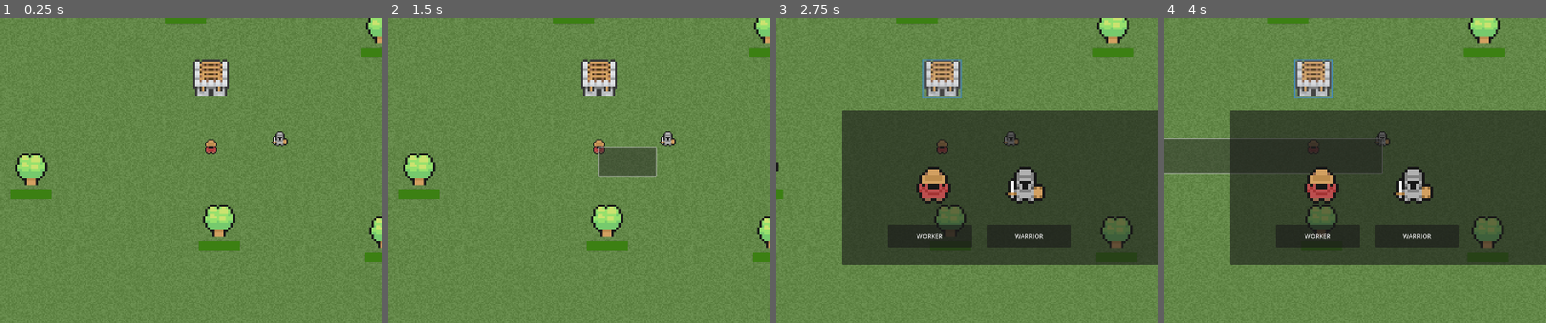
Above: before the commit, frames 1-4 (left to right).
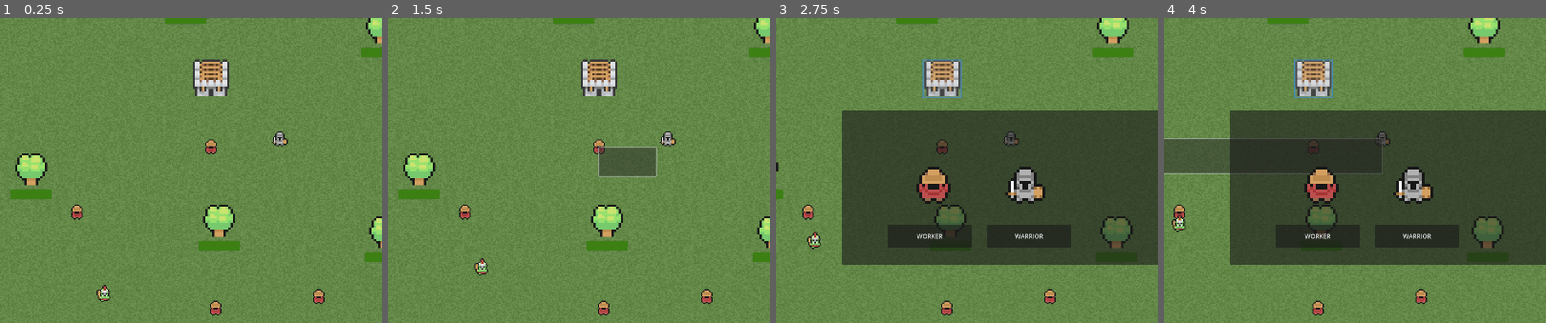
Above: after the commit, the same moments.

Repository: thejameswilliam/RTS-Game
Game: Godot game, scene res://world.tscn
Two runs of this game, one before a commit and one after it. Both use one fixed random seed, a clock stepped at 60 frames per second and the inputs below.
Inputs (mouse positions are % of the whole screen's width and height, from its top left):
- Up to frame 1 (0.25 s): no input
- Up to frame 2 (1.5 s): tap Enter at 0.5 s; drag from (44, 53) to (67, 68) at 0.52 s; drag from (44, 53) to (67, 68) at 1.27 s
- Up to frame 3 (2.75 s): move the mouse to (44, 42) at 2.02 s; hold Right (ui_right) from 2.03 s (still down); tap Mouse wheel down (WheelDown) at 2.1 s; click (44, 42) at 2.17 s
- Up to frame 4 (4 s): release Right (ui_right) at 2.75 s; drag from (47, 53) to (60, 35) at 2.77 s; drag from (45, 52) to (12, 58) at 3.52 s
The pictures show only the part of the screen within x 16-66%, y 32-82%; the shares and areas given below are measured in that part.

The runs differ from the first frame. In frame 1, 0.5% of the frame differs, in the area x 18-85%, y 61-98%; in frame 2, 0.5%; in frame 3, 0.5%; in frame 4, 0.5%.

Commit message:
figured out attack and defend boxes.

Diff:
--- /dev/null
+++ b/Enemies/Goblin.tscn
@@ -0,0 +1,91 @@
+[gd_scene load_steps=11 format=3 uid="uid://b1vl34sb4b2u2"]
+
+[ext_resource type="Texture2D" uid="uid://cxq3f3tkicf8o" path="res://images/MiniWorldSprites/Characters/Monsters/Orcs/ClubGoblin.png" id="1_1ndn2"]
+[ext_resource type="Script" path="res://Enemies/enemy.gd" id="1_f3enq"]
+[ext_resource type="PackedScene" uid="uid://fjqo083wps36" path="res://Utility/defend.tscn" id="3_4deky"]
+[ext_resource type="PackedScene" uid="uid://bwl8xaexlmh1c" path="res://Utility/attack.tscn" id="4_vece0"]
+
+[sub_resource type="Animation" id="Animation_2qq8g"]
+length = 0.001
+tracks/0/type = "value"
+tracks/0/imported = false
+tracks/0/enabled = true
+tracks/0/path = NodePath("ArcherGoblin:frame")
+tracks/0/interp = 1
+tracks/0/loop_wrap = true
+tracks/0/keys = {
+"times": PackedFloat32Array(0),
+"transitions": PackedFloat32Array(1),
+"update": 1,
+"values": [0]
+}
+
+[sub_resource type="Animation" id="Animation_ivbuj"]
+resource_name = "goblin_animation"
+length = 0.6
+loop_mode = 1
+tracks/0/type = "value"
+tracks/0/imported = false
+tracks/0/enabled = true
+tracks/0/path = NodePath("ArcherGoblin:frame")
+tracks/0/interp = 1
+tracks/0/loop_wrap = true
+tracks/0/keys = {
+"times": PackedFloat32Array(0, 0.3),
+"transitions": PackedFloat32Array(1, 1),
+"update": 1,
+"values": [2, 4]
+}
+
+[sub_resource type="AnimationLibrary" id="AnimationLibrary_ptjkh"]
+_data = {
+"RESET": SubResource("Animation_2qq8g"),
+"goblin_animation": SubResource("Animation_ivbuj")
+}
+
+[sub_resource type="CapsuleShape2D" id="CapsuleShape2D_pnmdx"]
+radius = 3.0
+height = 10.0
+
+[sub_resource type="CapsuleShape2D" id="CapsuleShape2D_ac5q7"]
+radius = 4.0
+height = 14.0
+
+[sub_resource type="CapsuleShape2D" id="CapsuleShape2D_3gngs"]
+radius = 4.0
+height = 14.0
+
+[node name="enemy_goblin" type="CharacterBody2D"]
+script = ExtResource("1_f3enq")
+
+[node name="ArcherGoblin" type="Sprite2D" parent="."]
+texture = ExtResource("1_1ndn2")
+hframes = 5
+vframes = 8
+
+[node name="AnimationPlayer" type="AnimationPlayer" parent="."]
+libraries = {
+"": SubResource("AnimationLibrary_ptjkh")
+}
+
+[node name="CollisionShape2D" type="CollisionShape2D" parent="."]
+shape = SubResource("CapsuleShape2D_pnmdx")
+
+[node name="AttackBox" parent="." instance=ExtResource("4_vece0")]
+visible = false
+collision_layer = 4
+collision_mask = 4
+
+[node name="HitCollisionShape2D" parent="AttackBox" index="0"]
+shape = SubResource("CapsuleShape2D_ac5q7")
+
+[node name="DefendBox" parent="." instance=ExtResource("3_4deky")]
+visible = false
+collision_layer = 2
+collision_mask = 2
+
+[node name="HurtCollisionShape2D" parent="DefendBox" index="0"]
+shape = SubResource("CapsuleShape2D_3gngs")
+
+[editable path="AttackBox"]
+[editable path="DefendBox"]
--- /dev/null
+++ b/Enemies/enemy.gd
@@ -0,0 +1,42 @@
+extends CharacterBody2D
+
+@export var movement_speed = 20
+@export var hit_points = 30
+@onready var units = get_tree().get_nodes_in_group("units")
+
+@onready var animation: AnimationPlayer = $AnimationPlayer
+
+#
+func _ready():
+	pass
+
+func _physics_process(_delta):
+	var unit = get_closest_unit()
+	if unit:
+		var distance_to = global_position.distance_to(unit.global_position)
+		var direction = global_position.direction_to(unit.global_position)
+		velocity = direction * movement_speed
+
+		if distance_to > 1:
+			animation.play("goblin_animation")
+			move_and_slide()
+		else:
+			animation.stop()
+
+
+func get_closest_unit():
+	var closest = null
+	var distance_to = 999999
+	for i in units:
+		var new_distance_to = global_position.distance_to(i.global_position)
+		if new_distance_to < distance_to:
+			distance_to = new_distance_to
+			closest = i
+	return closest
+
+
+
+func _on_hurt_box_hurt(damage):
+	hit_points -= damage
+	if hit_points <= 0:
+		queue_free()
--- /dev/null
+++ b/Utility/attack.gd
@@ -0,0 +1,25 @@
+extends Node2D
+
+
+@onready var collision = $HitCollisionShape2D
+@onready var disableTimer = $DisableHitBoxTimer
+@export var damage = 5
+
+# Called when the node enters the scene tree for the first time.
+func _ready():
+	add_to_group("attack")
+	pass # Replace with function body.
+
+
+# Called every frame. 'delta' is the elapsed time since the previous frame.
+func _process(delta):
+	pass
+
+
+func tempdisable():
+	collision.call_deferred("set", "disabled", true)
+	disableTimer.start()
+
+
+func _on_disable_hit_box_timer_timeout():
+	collision.call_deferred("set", "disabled", false)
--- /dev/null
+++ b/Utility/attack.tscn
@@ -0,0 +1,17 @@
+[gd_scene load_steps=2 format=3 uid="uid://bwl8xaexlmh1c"]
+
+[ext_resource type="Script" path="res://Utility/attack.gd" id="1_tbh8l"]
+
+[node name="AttackBox" type="Area2D"]
+collision_layer = 0
+collision_mask = 0
+script = ExtResource("1_tbh8l")
+
+[node name="HitCollisionShape2D" type="CollisionShape2D" parent="."]
+
+[node name="DisableHitBoxTimer" type="Timer" parent="."]
+wait_time = 0.5
+one_shot = true
+
+[connection signal="area_entered" from="." to="." method="_on_area_entered"]
+[connection signal="timeout" from="DisableHitBoxTimer" to="." method="_on_disable_hit_box_timer_timeout"]
--- /dev/null
+++ b/Utility/defend.gd
@@ -0,0 +1,40 @@
+extends Area2D
+
+@export_enum("Cooldown", "HitOnce", "DisableHitBox") var HurtBoxType = 0
+
+@onready var collision = $HurtCollisionShape2D
+@onready var disableTimer = $DisableTimer
+
+signal defend(damage)
+
+func _ready():
+	pass
+
+
+
+func _on_area_entered(area):
+	if area.is_in_group("attack"):
+		if not area.get("damage") == null:
+			match HurtBoxType:
+				0: #Cooldown
+					collision.call_deferred("set", "disabled", true)
+					disableTimer.start()
+				1: #HitOnce
+					pass
+				2: #DisableHitBox
+					if area.has_method("tempdisable"):
+						area.tempdisable()
+			var damage = area.damage
+			print(damage)
+			emit_signal("defend", damage)
+
+
+func _on_body_entered(body):
+	var groups = body.get_groups()
+	print(get_overlapping_areas())
+
+
+
+
+func _on_disable_timer_timeout():
+	collision.call_deferred("set", "disabled", false)
--- /dev/null
+++ b/Utility/defend.tscn
@@ -0,0 +1,17 @@
+[gd_scene load_steps=2 format=3 uid="uid://fjqo083wps36"]
+
+[ext_resource type="Script" path="res://Utility/defend.gd" id="1_oo5nv"]
+
+[node name="DefendBox" type="Area2D"]
+collision_layer = 0
+collision_mask = 0
+script = ExtResource("1_oo5nv")
+
+[node name="HurtCollisionShape2D" type="CollisionShape2D" parent="."]
+
+[node name="DisableTimer" type="Timer" parent="."]
+wait_time = 0.5
+one_shot = true
+
+[connection signal="area_entered" from="." to="." method="_on_area_entered"]
+[connection signal="timeout" from="DisableTimer" to="." method="_on_disable_timer_timeout"]
--- a/World Objects/tree.gd
+++ b/World Objects/tree.gd
@@ -22,8 +22,7 @@
 
 
 func _on_chop_area_body_entered(body):
-	var group = body.get_groups()
-	print(group)
+	#var group = body.get_groups()
 	if body.is_in_group("workers"):
 		unitsCount += 1
 		start_chopping()
--- a/project.godot
+++ b/project.godot
@@ -48,6 +48,15 @@
 ]
 }
 
+[layer_names]
+
+2d_physics/layer_1="World"
+2d_physics/layer_2="Player"
+2d_physics/layer_3="Enemy"
+2d_physics/layer_4="Loot"
+2d_physics/layer_5="Resources"
+2d_physics/layer_6="Buildings"
+
 [rendering]
 
 textures/canvas_textures/default_texture_filter=0
--- a/units/worker.gd
+++ b/units/worker.gd
@@ -1,12 +1,15 @@
 extends CharacterBody2D
 
 @export var selected: bool = false
+
 @onready var box: Panel = $Box
 @onready var animation: AnimationPlayer = $AnimationPlayer
+@onready var target = position
 
-@onready var target = position
 var folow_cursor: bool = false
-var speed = 60
+var movement_speed = 60
+var hit_points = 80
+
 var cost = {
 	"Wood": 0,
 	"Food": 10
@@ -34,8 +37,8 @@
 		if selected:
 			target = get_global_mouse_position()
 			animation.play("Walk Down")
-	velocity = position.direction_to(target) * speed
-	if position.distance_to(target) > 20:
+	velocity = position.direction_to(target) * movement_speed
+	if position.distance_to(target) > 5:
 		move_and_slide()
 	else:
 		animation.stop()
@@ -44,4 +47,8 @@
 
 func _on_selection_area_selection_toggled(selection):
 	set_selected(selection)
-	pass # Replace with function body.
+
+
+func _on_defend_box_defend(damage):
+	hit_points -= damage
+	print(hit_points)
--- a/units/worker.tscn
+++ b/units/worker.tscn
@@ -1,11 +1,9 @@
-[gd_scene load_steps=10 format=3 uid="uid://duvegjudp7c0u"]
+[gd_scene load_steps=12 format=3 uid="uid://duvegjudp7c0u"]
 
 [ext_resource type="Script" path="res://units/worker.gd" id="1_iu8js"]
 [ext_resource type="Texture2D" uid="uid://dddis8r16txr2" path="res://images/MiniWorldSprites/Characters/Workers/RedWorker/FarmerRed.png" id="2_8h80r"]
 [ext_resource type="Script" path="res://units/SelectionArea.gd" id="3_1a78j"]
-
-[sub_resource type="RectangleShape2D" id="RectangleShape2D_fuosd"]
-size = Vector2(13, 15)
+[ext_resource type="PackedScene" uid="uid://fjqo083wps36" path="res://Utility/defend.tscn" id="4_8uwap"]
 
 [sub_resource type="StyleBoxFlat" id="StyleBoxFlat_gnrev"]
 bg_color = Color(0.6, 0.6, 0.6, 0)
@@ -34,7 +32,7 @@
 
 [sub_resource type="Animation" id="Animation_p2st4"]
 resource_name = "Walk Down"
-length = 0.6
+length = 0.4
 loop_mode = 1
 tracks/0/type = "value"
 tracks/0/imported = false
@@ -43,10 +41,10 @@
 tracks/0/interp = 1
 tracks/0/loop_wrap = true
 tracks/0/keys = {
-"times": PackedFloat32Array(0, 0.1, 0.2, 0.3, 0.4, 0.5),
-"transitions": PackedFloat32Array(1, 1, 1, 1, 1, 1),
+"times": PackedFloat32Array(0, 0.2, 0.4),
+"transitions": PackedFloat32Array(1, 1, 1),
 "update": 1,
-"values": [0, 1, 1, 2, 3, 4]
+"values": [2, 4, 2]
 }
 
 [sub_resource type="AnimationLibrary" id="AnimationLibrary_r57fb"]
@@ -55,10 +53,22 @@
 "Walk Down": SubResource("Animation_p2st4")
 }
 
+[sub_resource type="CapsuleShape2D" id="CapsuleShape2D_pk7l2"]
+radius = 3.0
+height = 12.0
+
 [sub_resource type="CircleShape2D" id="CircleShape2D_o7xjl"]
+radius = 9.0
 
-[node name="Unit" type="CharacterBody2D"]
+[sub_resource type="CapsuleShape2D" id="CapsuleShape2D_how5g"]
+radius = 5.0
+height = 14.0
+
+[node name="Worker" type="CharacterBody2D"]
 position = Vector2(0, 1)
+collision_layer = 2
+collision_mask = 2
+motion_mode = 1
 script = ExtResource("1_iu8js")
 
 [node name="Worker" type="Sprite2D" parent="."]
@@ -67,10 +77,6 @@
 hframes = 5
 vframes = 12
 frame = 1
-
-[node name="CollisionShape2D" type="CollisionShape2D" parent="."]
-position = Vector2(-0.5, -8.5)
-shape = SubResource("RectangleShape2D_fuosd")
 
 [node name="Box" type="Panel" parent="."]
 offset_left = -8.0
@@ -84,13 +90,30 @@
 "": SubResource("AnimationLibrary_r57fb")
 }
 
+[node name="CollisionShape2D" type="CollisionShape2D" parent="."]
+visible = false
+position = Vector2(0, -8)
+shape = SubResource("CapsuleShape2D_pk7l2")
+
 [node name="SelectionArea" type="Area2D" parent="."]
+visible = false
 script = ExtResource("3_1a78j")
 
 [node name="CollisionShape2D2" type="CollisionShape2D" parent="SelectionArea"]
-position = Vector2(-0.5, -8.5)
+position = Vector2(0, -9)
 shape = SubResource("CircleShape2D_o7xjl")
+
+[node name="DefendBox" parent="." instance=ExtResource("4_8uwap")]
+collision_layer = 4
+collision_mask = 4
+
+[node name="HurtCollisionShape2D" parent="DefendBox" index="0"]
+position = Vector2(0, -8)
+shape = SubResource("CapsuleShape2D_how5g")
 
 [connection signal="input_event" from="." to="." method="_on_input_event"]
 [connection signal="mouse_entered" from="SelectionArea" to="." method="_on_area_2d_mouse_entered"]
 [connection signal="selection_toggled" from="SelectionArea" to="." method="_on_selection_area_selection_toggled"]
+[connection signal="defend" from="DefendBox" to="." method="_on_defend_box_defend"]
+
+[editable path="DefendBox"]
--- a/world.tscn
+++ b/world.tscn
@@ -8,6 +8,7 @@
 [ext_resource type="PackedScene" uid="uid://bg2ohhatacu6c" path="res://UI/ui.tscn" id="5_v8451"]
 [ext_resource type="PackedScene" uid="uid://occa8lx1sxeo" path="res://Houses/barracls.tscn" id="7_230ge"]
 [ext_resource type="PackedScene" uid="uid://b57ofnq5htffv" path="res://units/warrior.tscn" id="8_6l7lt"]
+[ext_resource type="PackedScene" uid="uid://b1vl34sb4b2u2" path="res://Enemies/Goblin.tscn" id="9_6i8rs"]
 
 [node name="World" type="Node2D"]
 y_sort_enabled = true
@@ -41,6 +42,18 @@
 [node name="Unit" parent="Units" instance=ExtResource("2_7u3o2")]
 position = Vector2(-40, 27)
 
+[node name="Unit2" parent="Units" instance=ExtResource("8_6l7lt")]
+position = Vector2(20, 20)
+
+[node name="Unit3" parent="Units" instance=ExtResource("2_7u3o2")]
+position = Vector2(-157, 84)
+
+[node name="Unit4" parent="Units" instance=ExtResource("2_7u3o2")]
+position = Vector2(-36, 168)
+
+[node name="Unit5" parent="Units" instance=ExtResource("2_7u3o2")]
+position = Vector2(54, 158)
+
 [node name="Objects" type="Node2D" parent="."]
 y_sort_enabled = true
 
@@ -71,5 +84,6 @@
 [node name="BarbHouse" parent="Houses" instance=ExtResource("7_230ge")]
 position = Vector2(-40, -25)
 
-[node name="Unit" parent="." instance=ExtResource("8_6l7lt")]
-position = Vector2(20, 20)
+[node name="enemy_goblin" parent="." instance=ExtResource("9_6i8rs")]
+position = Vector2(-131, 151)
+movement_speed = 20
Not shown: 1 places in world.tscn that only renumber resources
Not shown, added: world.tscn-1XFHLb
